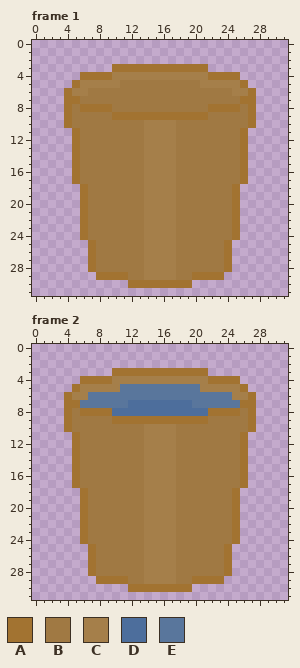
File history of a pixel-art file, Aseprite files/Drill/Bucket.aseprite. The picture above is the old version.
32x32 pixels, 2 frames. Colours within 5 levels of each other are drawn and written as one. Shown: frame 1, frame 2.
Palette (. is transparent): A #a27331  B #a07943  C #a57f4a  D #4d6e9c  E #59769c
And afterwards:
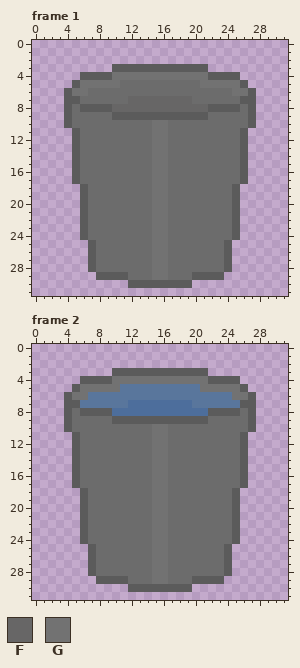
Colours new in this view: F #676666  G #727272
Difference:
Colour A changes from #a27331 to #5b5b5b.
Colour B changes from #a07943 to #6c6c6c.
Frame 1:
The author changed colour C to colour B in rows 10 to 29 at x 14 and 17.
The author changed colour B to colour F in row 7 at x 12 to 19; in row 8 at x 10 to 21.
The author changed colour C to colour G in row 4 at x 10 to 21; in row 5 at x 6 to 10 and 21 to 25; in row 6 at x 5 to 6 and 25 to 26; in rows 10 to 29 at x 15 to 16.
Frame 2:
The author changed colour C to colour B in rows 10 to 29 at x 14 and 17.
The author changed colour C to colour G in row 4 at x 10 to 21; in row 5 at x 6 to 10 and 21 to 25; in row 6 at x 5 to 6 and 25 to 26; in rows 10 to 29 at x 15 to 16.
